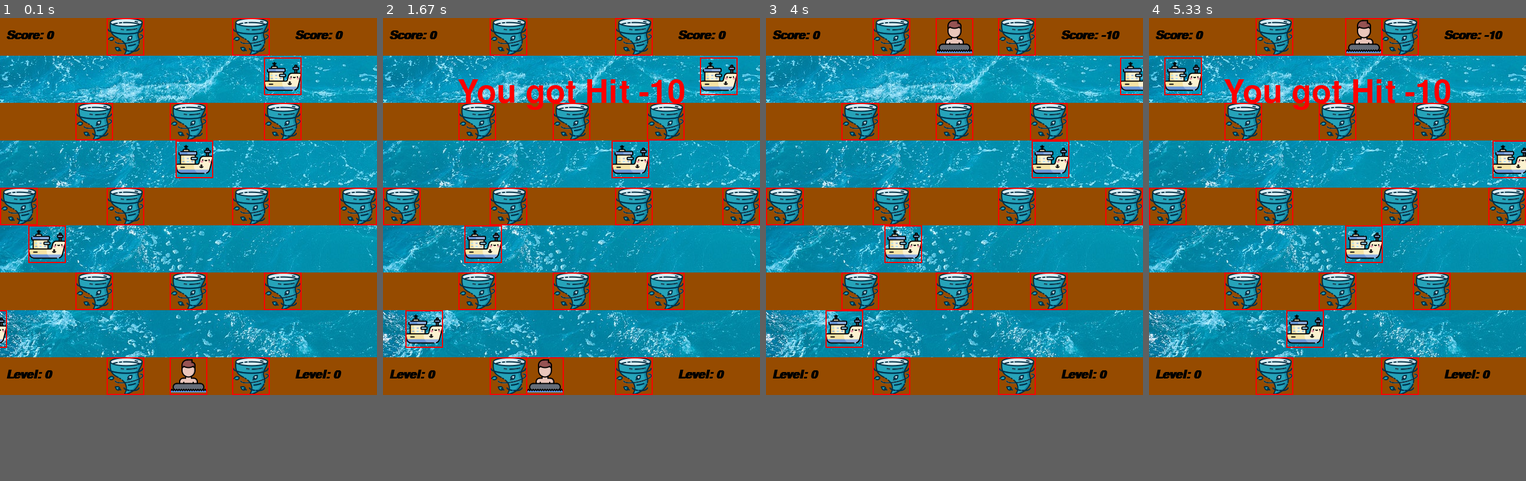
Above: before the commit, frames 1-4 (left to right).
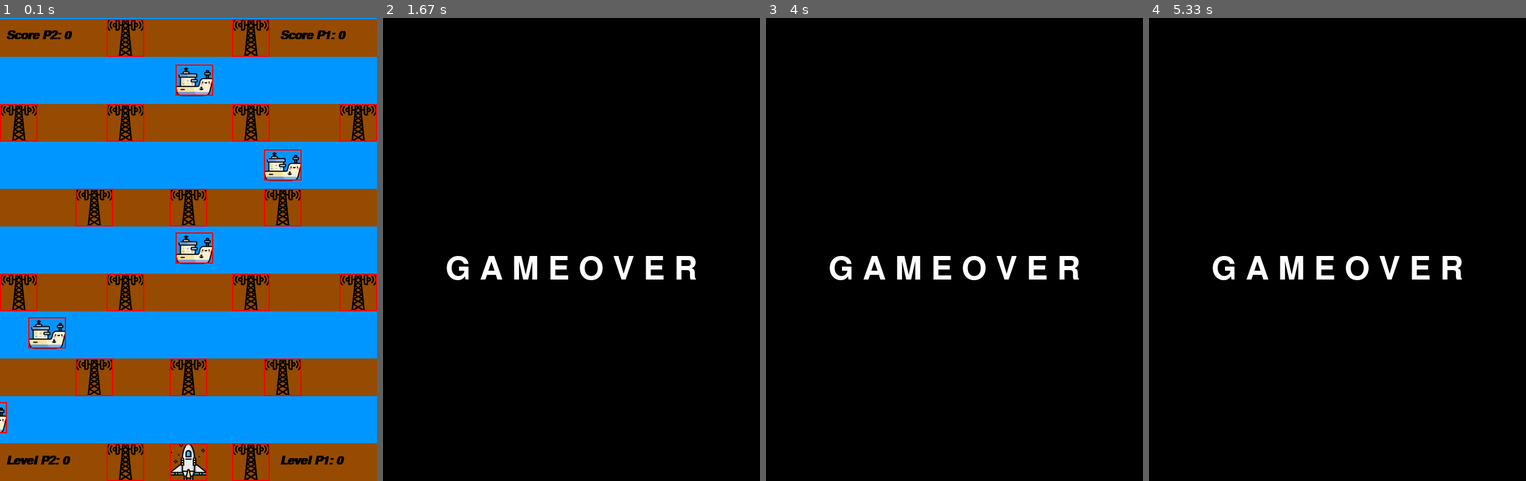
Above: after the commit, the same moments.

Repository: vishal-2000/PYGAME
Game: pygame game, started from testing_pycharm.py
Same seed, same stepped clock (60 frames per second), same inputs: the game is played once before the commit and once after it.
Inputs:
- Up to frame 1 (0.1 s): no input
- Up to frame 2 (1.67 s): hold Left 0.33-0.87 s
- Up to frame 3 (4 s): no input
- Up to frame 4 (5.33 s): hold Right 4.47-4.93 s
In our replay, the window is 640x640 before the commit and 640x786 after it. These sizes can differ from the game's own. Grey fills any space a smaller window leaves; there, only what the larger window draws over its background counts as a difference.

The runs differ from the first frame. In frame 1, 64% of the frame differs, in the area x 0-100%, y 0-100%; in frame 2, 81%; in frame 3, 81%, in the area x 0-100%, y 0-82%; in frame 4, 81%.

Commit message:
Game Version 4

Diff:
--- a/testing_pycharm.py
+++ b/testing_pycharm.py
@@ -3,13 +3,13 @@
 
 pygame.init()
 
-win = pygame.display.set_mode((640, 640))
+win = pygame.display.set_mode((640, 866 - 80))
 pygame.display.set_caption("River Crossing")
 
 # ********************************************* GLOBAL VARIABLES ******************************************************
 
 w_width = 640
-w_height = 640
+w_height = 866 - 80
 # level = 0
 dead = [False, False]
 success = [False, False]
@@ -18,21 +18,22 @@
 score = [0, 0]  # here score[1] represents player 1, score[2] represents player 2
 player_no = 0  # reports player no. ----- player_1 = 0, player_2 = 1
 # ************************************************* Creating Flags ****************************************************
-flag = [0, 0, 0, 0, 0, 0, 0, 0, 0]
+flag = [0, 0, 0, 0, 0, 0, 0, 0, 0, 0]
 
 # *********************************************** Sounds **************************************************************
 
 winSound = pygame.mixer.Sound('winn.wav')
-hitSound = pygame.mixer.Sound('hit.wav')
+# hitSound = pygame.mixer.Sound('hit.wav')
 music = pygame.mixer.music.load('main_music.mp3')
 pygame.mixer.music.play(-1)
 
 # *********************************************** Images **************************************************************
 
 bg = pygame.image.load('water.jpg')
-char = pygame.image.load('ball.png')
+char = pygame.image.load('spaceship.png')
 char_2 = pygame.image.load('ship.png')
-char_3 = pygame.image.load('tornado.png')
+char_3 = pygame.image.load('tower.png')
+char_4 = pygame.image.load('ispaceship.png')
 
 # ************************************************ Clock Time *********************************************************
 clock = pygame.time.Clock()
@@ -53,16 +54,23 @@
         self.time = 0
 
     def draw(self, win):
-        win.blit(char, (self.x, self.y))
+        if self.play_no == 0:
+            win.blit(char, (self.x, self.y))
+        else:
+            win.blit(char_4, (self.x, self.y))
         self.hit_box = (self.x, self.y, 64, 64)
         pygame.draw.rect(win, (255, 0, 0), self.hit_box, 2)
 
     def hit(self):
-        hitSound.play()
+        # pygame.mixer.hitSound.play(1)
+        win.fill([0, 0, 0])
+        pygame.display.update()
+        music = pygame.mixer.music.load('hit2.mp3')
+        pygame.mixer.music.play(1)
         print("Hit !!! player no : " + str(self.play_no) + " y : " + str(self.y) + " x : ", self.x)
         font1 = pygame.font.SysFont('comicsans', 80)
-        text = font1.render('You got Hit -10', 1, (255, 0, 0))
-        win.blit(text, (320 - (text.get_width() // 2), 100))
+        text = font1.render('G A M E O V E R', 1, (255, 255, 255))
+        win.blit(text, (320 - (text.get_width() // 2), 400))
         pygame.display.update()
         j = 0
         time_end = pygame.time.get_ticks()
@@ -72,18 +80,23 @@
             self.y = w_height - 64
         elif self.play_no == 1:
             self.y = 0
-        while j < 300:
+        while j < 350:
             pygame.time.delay(10)
             j += 1
             for x_event in pygame.event.get():
                 if x_event.type == pygame.QUIT:
-                    j = 301
+                    j = 351
                     pygame.quit()
+        music = pygame.mixer.music.load('main_music.mp3')
+        pygame.mixer.music.play(-1)
 
     def winner(self):
-        winSound.play()
+        win.fill([0, 0, 0])
+        pygame.display.update()
+        music = pygame.mixer.music.load('Ending.mp3')
+        pygame.mixer.music.play(1)
         font1 = pygame.font.SysFont('comicsans', 50)
-        text = font1.render('You have reached the other end !!!', 1, (255, 0, 0))
+        text = font1.render('Success !!!', 1, (255, 255, 255))
         win.blit(text, (320 - (text.get_width() // 2), 200))
         pygame.display.update()
         time_end = pygame.time.get_ticks()
@@ -102,6 +115,8 @@
                 if x_event.type == pygame.QUIT:
                     j = 301
                     pygame.quit()
+        music = pygame.mixer.music.load('main_music.mp3')
+        pygame.mixer.music.play(-1)
 
 
 # ***************************************** Moving obstacles **********************************************************
@@ -109,7 +124,7 @@
 class ENEMY(object):
     def __init__(self, x, y, width, height):
         self.x = x
-        self.y = y
+        self.y = y + 7
         self.width = width
         self.height = height
         # self.end = end
@@ -123,13 +138,13 @@
                 self.x = -64
             else:
                 self.z = v
-                self.x += self.vel + self.z
-                print(self.vel + self.z)
+                self.x += self.vel + self.z * 0.5
+                print(self.vel + self.z * 0.5)
 
     def draw(self, win):
         self.move(self.z)
         win.blit(char_2, (self.x, self.y))
-        self.hit_box = (self.x, self.y, 64, 64)
+        self.hit_box = (self.x, self.y + 3, 64, 64 - 8 - 3)
         pygame.draw.rect(win, (255, 0, 0), self.hit_box, 2)
 
 
@@ -152,7 +167,9 @@
 # ******************************************* redraw window ***********************************************************
 
 def redraw_game_window():
-    win.blit(bg, (0, 0))
+    # win.blit(bg, (0, 0))
+    win.fill([0, 150, 255])
+    pygame.draw.rect(win, (150, 75, 0), (0, w_height - 64 - 5 * 80 - 5 * 64, w_width, 64))
     pygame.draw.rect(win, (150, 75, 0), (0, w_height - 64 - 4 * 80 - 4 * 64, w_width, 64))
     pygame.draw.rect(win, (150, 75, 0), (0, w_height - 64 - 3 * 80 - 3 * 64, w_width, 64))
     pygame.draw.rect(win, (150, 75, 0), (0, w_height - 64 - 2 * 80 - 2 * 64, w_width, 64))
@@ -164,14 +181,14 @@
         x.draw(win)
     for x in obstacle:
         x.draw(win)
-    text_1 = font.render("Score: " + str(score[0]), 1, (0, 0, 0))
-    text_2 = font.render("Score: " + str(score[1]), 1, (0, 0, 0))
-    win.blit(text_1, (500, 20))
+    text_1 = font.render("Score P1: " + str(score[0]), 1, (0, 0, 0))
+    text_2 = font.render("Score P2: " + str(score[1]), 1, (0, 0, 0))
+    win.blit(text_1, (475, 20))
     win.blit(text_2, (10, 20))
-    text_3 = font.render("Level: " + str(player[0].level), 1, (0, 0, 0))
-    text_4 = font.render("Level: " + str(player[1].level), 1, (0, 0, 0))
-    win.blit(text_3, (500, 640 - 44))
-    win.blit(text_4, (10, 640 - 44))
+    text_3 = font.render("Level P1: " + str(player[0].level), 1, (0, 0, 0))
+    text_4 = font.render("Level P2: " + str(player[1].level), 1, (0, 0, 0))
+    win.blit(text_3, (475, w_height - 44))
+    win.blit(text_4, (10, w_height - 44))
     pygame.display.update()
 
 
@@ -183,7 +200,8 @@
 ship = [ENEMY(-64, w_height - 64 - 80, 64, 64),
         ENEMY(-64 + 100, w_height - 2 * 64 - 2 * 80, 64, 64),
         ENEMY(-64 + 350, w_height - 3 * 64 - 3 * 80, 64, 64),
-        ENEMY(-64 + 500, w_height - 4 * 64 - 4 * 80 + 3, 64, 64)]
+        ENEMY(-64 + 500, w_height - 4 * 64 - 4 * 80 + 3, 64, 64),
+        ENEMY(-64 + 350, w_height - 5 * 64 - 5 * 80 + 3, 64, 64)]
 font = pygame.font.SysFont('comicsans', 30, True, True)
 
 obstacle = [FIXED_OBSTACLE(w_width // 3 - 32, w_height - 64, 64, 64),
@@ -198,8 +216,12 @@
             FIXED_OBSTACLE(w_width // 4 - 32, w_height - 64 - 3 * 80 - 3 * 64, 64, 64),
             FIXED_OBSTACLE(2 * w_width // 4 - 32, w_height - 64 - 3 * 80 - 3 * 64, 64, 64),
             FIXED_OBSTACLE(3 * w_width // 4 - 32, w_height - 64 - 3 * 80 - 3 * 64, 64, 64),
-            FIXED_OBSTACLE(w_width // 3 - 32, w_height - 64 - 4 * 80 - 4 * 64, 64, 64),
-            FIXED_OBSTACLE(2 * w_width // 3 - 32, w_height - 64 - 4 * 80 - 4 * 64, 64, 64)]
+            FIXED_OBSTACLE(0, w_height - 64 - 4 * 80 - 4 * 64, 64, 64),
+            FIXED_OBSTACLE(1 * w_width // 3 - 32, w_height - 64 - 4 * 80 - 4 * 64, 64, 64),
+            FIXED_OBSTACLE(2 * w_width // 3 - 32, w_height - 64 - 4 * 80 - 4 * 64, 64, 64),
+            FIXED_OBSTACLE(w_width - 64, w_height - 64 - 4 * 80 - 4 * 64, 64, 64),
+            FIXED_OBSTACLE(w_width // 3 - 32, w_height - 64 - 5 * 80 - 5 * 64, 64, 64),
+            FIXED_OBSTACLE(2 * w_width // 3 - 32, w_height - 64 - 5 * 80 - 5 * 64, 64, 64)]
 
 
 # ************************************************** collision check **************************************************
@@ -221,6 +243,7 @@
                     flag[6] = 0
                     flag[7] = 0
                     flag[8] = 0
+                    flag[9] = 0
                     if player_no == 0:
                         player_no = 1
                     else:
@@ -254,6 +277,7 @@
         flag[6] = 0
         flag[7] = 0
         flag[8] = 0
+        flag[9] = 0
         player[player_no].time_start = pygame.time.get_ticks()
         redraw_game_window()
     elif player[player_no].y >= (w_height - 2 - 64) and player_no == 1:
@@ -270,12 +294,25 @@
         flag[6] = 0
         flag[7] = 0
         flag[8] = 0
+        flag[9] = 0
         player[player_no].time_start = pygame.time.get_ticks()
         redraw_game_window()
 # ************************************************ End of the Game ****************************************************
     if dead[1] or success[1]:
+        win.fill([0, 0, 0])
+        pygame.display.update()
+        music = pygame.mixer.music.load('Ending.mp3')
+        pygame.mixer.music.play(1)
+        font1 = pygame.font.SysFont('comicsans', 30)
+        text_1 = font1.render('Player 1 : Score: ' + str(score[0]), 1, (255, 0, 0))
+        text_2 = font1.render('Player 2 : Score: ' + str(score[1]), 1, (255, 0, 0))
+        text_3 = font1.render('Player 1 : Time: ' + str(player[0].time / 1000), 1, (255, 0, 0))
+        text_4 = font1.render('Player 1 : Time: ' + str(player[1].time / 1000), 1, (255, 0, 0))
+        win.blit(text_1, (50, 400))
+        win.blit(text_3, (640 - 40 - (text_2.get_width()), 400))
+        win.blit(text_2, (50, 500))
+        win.blit(text_4, (640 - 40 - (text_2.get_width()), 500))
         if score[0] > score[1]:
-            winSound.play()
             font1 = pygame.font.SysFont('comicsans', 50)
             text_1 = font1.render('Player 1 : Won !!! ', 1, (255, 0, 0))
             text_2 = font1.render('Player 2 : Lost !!! ', 1, (255, 0, 0))
@@ -283,7 +320,6 @@
             win.blit(text_2, (320 - (text_2.get_width() // 2), 300))
             pygame.display.update()
         elif score[1] > score[0]:
-            winSound.play()
             font1 = pygame.font.SysFont('comicsans', 50)
             text_1 = font1.render('Player 1 : Lost !!! ', 1, (255, 0, 0))
             text_2 = font1.render('Player 2 : Won !!! ', 1, (255, 0, 0))
@@ -291,32 +327,34 @@
             win.blit(text_2, (320 - (text_2.get_width() // 2), 300))
             pygame.display.update()
         else:
-            winSound.play()
             font1 = pygame.font.SysFont('comicsans', 50)
-            text_0 = font1.render('Time 1 : ' + str(player[0].time), 1, (255, 0, 0))
-            text_1 = font1.render('Time 2 : ' + str(player[1].time), 1, (255, 0, 0))
+            # text_0 = font1.render('Time 1 : ' + str(player[0].time), 1, (255, 0, 0))
+            # text_1 = font1.render('Time 2 : ' + str(player[1].time), 1, (255, 0, 0))
             if str(player[0].time) < str(player[1].time):
                 text_2 = font1.render('Player 1 : Won !!! ', 1, (255, 0, 0))
                 text_3 = font1.render('Player 2 : Lost !!! ', 1, (255, 0, 0))
-            else:
+            elif str(player[0].time) > str(player[1].time):
                 text_2 = font1.render('Player 2 : Won !!! ', 1, (255, 0, 0))
                 text_3 = font1.render('Player 1 : Lost !!! ', 1, (255, 0, 0))
-            win.blit(text_0, (320 - (text_1.get_width() // 2), 100))
-            win.blit(text_1, (320 - (text_1.get_width() // 2), 200))
-            win.blit(text_2, (320 - (text_2.get_width() // 2), 300))
-            win.blit(text_3, (320 - (text_2.get_width() // 2), 400))
+            else:
+                text_2 = font1.render('Player 2 : Draw !!! ', 1, (255, 0, 0))
+                text_3 = font1.render('Player 1 : Draw !!! ', 1, (255, 0, 0))
+            # win.blit(text_0, (320 - (text_1.get_width() // 2), 100))
+            # win.blit(text_1, (320 - (text_1.get_width() // 2), 200))
+            win.blit(text_2, (320 - (text_2.get_width() // 2), 200))
+            win.blit(text_3, (320 - (text_2.get_width() // 2), 300))
             pygame.display.update()
         if success[0]:
             player[0].level += 1
         if success[1]:
             player[1].level += 1
         j = 0
-        while j < 300:
+        while j < 650:
             pygame.time.delay(10)
             j += 1
             for x_event in pygame.event.get():
                 if x_event.type == pygame.QUIT:
-                    j = 301
+                    j = 651
                     pygame.quit()
         score[1] = 0
         score[0] = 0
@@ -325,7 +363,8 @@
         success[0] = False
         success[1] = False
         player[0].time_start = pygame.time.get_ticks()
-
+        music = pygame.mixer.music.load('main_music.mp3')
+        pygame.mixer.music.play(-1)
 
 # *************************************************** Scoring *********************************************************
     if player_no == 0:
@@ -357,43 +396,59 @@
             score[0] += 5
             print("scored 0")
             flag[6] = 1
-        if player[player_no].y < 2 and flag[7] == 0:
+        if player[player_no].y < w_width - 5 * 64 - 3 * 80 - 2 and flag[7] == 0:
             score[0] += 10
             print("scored 0")
             flag[7] = 1
+        if player[player_no].y < w_width - 5 * 64 - 3 * 80 - 2 and flag[8] == 0:
+            score[0] += 5
+            print("scored 0")
+            flag[8] = 1
+        if player[player_no].y < 4 and flag[9] == 0:
+            score[0] += 10
+            print("scored 0")
+            flag[9] = 1
     if player_no == 1:
-        if player[player_no].y > 4 * 64 + 4 * 80 + 2 and flag[0] == 0:
+        if player[player_no].y > 5 * 64 + 5 * 80 + 2 and flag[0] == 0:
             score[1] += 10
             print("scored 0")
             flag[0] = 1
-        if player[player_no].y > 4 * 64 + 2 * 80 + 2 and flag[1] == 0:
+        if player[player_no].y > 5 * 64 + 4 * 80 + 2 and flag[1] == 0:
             score[1] += 5
             print("scored 0")
             flag[1] = 1
-        if player[player_no].y > 3 * 64 + 3 * 80 + 2 and flag[2] == 0:
+        if player[player_no].y > 4 * 64 + 4 * 80 + 2 and flag[2] == 0:
             score[1] += 10
             print("scored 0")
             flag[2] = 1
-        if player[player_no].y > 3 * 64 + 2 * 80 + 2 and flag[3] == 0:
+        if player[player_no].y > 4 * 64 + 3 * 80 + 2 and flag[3] == 0:
             score[1] += 5
             print("scored 0")
             flag[3] = 1
-        if player[player_no].y > 2 * 64 + 2 * 80 + 2 and flag[4] == 0:
+        if player[player_no].y > 3 * 64 + 3 * 80 + 2 and flag[4] == 0:
             score[1] += 10
             print("scored 0")
             flag[4] = 1
-        if player[player_no].y > 2 * 64 + 80 + 2 and flag[5] == 0:
+        if player[player_no].y > 3 * 64 + 2 * 80 + 2 and flag[5] == 0:
             score[1] += 5
             print("scored 0")
             flag[5] = 1
-        if player[player_no].y > 64 + 80 + 2 and flag[6] == 0:
+        if player[player_no].y > 2 * 64 + 2 * 80 + 2 and flag[6] == 0:
             score[1] += 10
             print("scored 0")
             flag[6] = 1
-        if player[player_no].y > 64 + 2 and flag[7] == 0:
+        if player[player_no].y > 2 * 64 + 80 + 2 and flag[7] == 0:
             score[1] += 5
             print("scored 0")
             flag[7] = 1
+        if player[player_no].y > 64 + 80 + 2 and flag[8] == 0:
+            score[1] += 10
+            print("scored 0")
+            flag[8] = 1
+        if player[player_no].y > 64 + 2 and flag[9] == 0:
+            score[1] += 5
+            print("scored 0")
+            flag[9] = 1
     for event in pygame.event.get():
         if event.type == pygame.QUIT:
             run = False
Binary file removed: ball.png
Binary file removed: ball_1.jpg
Binary file added: ispaceship.png
Binary file added: spaceship.png
Binary file added: tower.png
Not shown, added: Ending.mp3
Not shown, added: hit2.mp3
Not shown, changed: main_music.mp3
